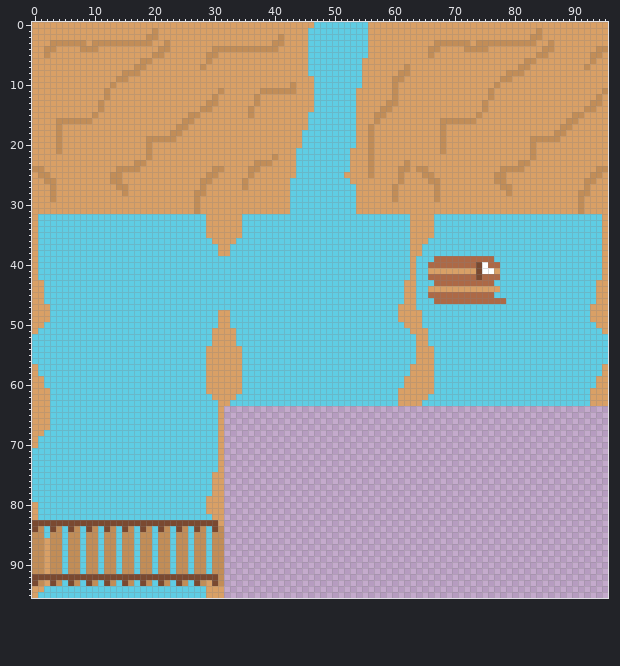
Sprite sheet -- osiris/spriteSheets/levelSheet/sandSheet.png. The picture above was drawn from the file before the commit.
The file is 96x96 pixels.
After:
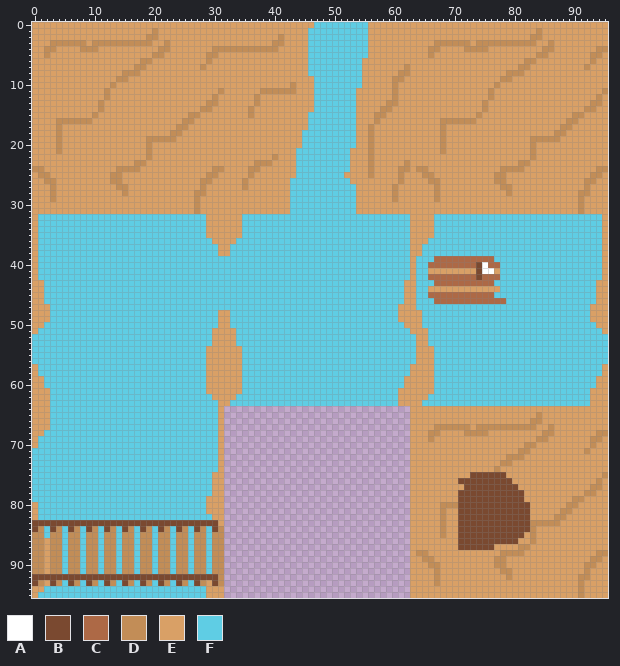
Palette (. is transparent): A #ffffff  B #7a4930  C #ad6946  D #c28d57  E #d9a066  F #5fcde4
Difference:
@@ x 61..95 @@
 63 EEEEFFFFFFFFFFFFFFFFFFFFFFFFFFFFEEE
-64 ...................................
-65 ...................................
-66 ...................................
-67 ...................................
-68 ...................................
-69 ...................................
-70 ...................................
-71 ...................................
-72 ...................................
-73 ...................................
-74 ...................................
-75 ...................................
-76 ...................................
-77 ...................................
-78 ...................................
-79 ...................................
-80 ...................................
-81 ...................................
-82 ...................................
-83 ...................................
-84 ...................................
-85 ...................................
-86 ...................................
-87 ...................................
-88 ...................................
-89 ...................................
-90 ...................................
-91 ...................................
-92 ...................................
-93 ...................................
-94 ...................................
-95 ...................................
+64 ..EEEEEEEEEEEEEEEEEEEEEEEEEEEEEEEEE
+65 ..EEEEEEEEEEEEEEEEEEEEEDEEEEEEEEEEE
+66 ..EEEEEEEEEEEEEEEEEEEEDDEEEEEEEEEEE
+67 ..EEEEDDDDDDEDDDDDDDDDDEEDEEEEEEEEE
+68 ..EEEDDEEEEDDDDEEEEEEEEEDDEEEEEEEDD
+69 ..EEEDEEEEEEEEEEEEEEEEEDDEEEEEEEDDE
+70 ..EEEEEEEEEEEEEEEEEEEDDEEEEEEEEEDEE
+71 ..EEEEEEEEEEEEEEEEEEDDEEEEEEEEEDEEE
+72 ..EEEEEEEEEEEEEEEEDDDEEEEEEEEEEEEEE
+73 ..EEEEEEEEEEEEEEEDDEEEEEEEEEEEEEEEE
+74 ..EEEEEEEEEEEEEEDEEEEEEEEEEEEEEEEEE
+75 ..EEEEEEEEEEBBBBBBEEEEEEEEEEEEEEEED
+76 ..EEEEEEEEBBBBBBBBBEEEEEEEEEEEEEEDE
+77 ..EEEEEEEEEBBBBBBBBBEEEEEEEEEEEEDDE
+78 ..EEEEEEEEBBBBBBBBBBBEEEEEEEEEEDDEE
+79 ..EEEEEEEEBBBBBBBBBBBEEEEEEEEDDEEEE
+80 ..EEEEEDDDBBBBBBBBBBBBEEEEEEDDEEEEE
+81 ..EEEEEDEEBBBBBBBBBBBBEEEEEDDEEEEEE
+82 ..EEEEEDEEBBBBBBBBBBBBEEEEDDEEEEEEE
+83 ..EEEEEDEEBBBBBBBBBBBBDDDDDEEEEEEEE
+84 ..EEEEEDEEBBBBBBBBBBBBDEEEEEEEEEEEE
+85 ..EEEEEDEEBBBBBBBBBBBEDEEEEEEEEEEEE
+86 ..EEEEEEEEBBBBBBBBBBEEDEEEEEEEEEEEE
+87 ..EEEEEEEEBBBBBBEEEEDDEEEEEEEEEEEEE
+88 ..EDDEEEEEEEEEEEEDDDDEEEEEEEEEEEEDD
+89 ..EEDDEEEEEEEEEEDDEEEEEEEEEEEEEEDDE
+90 ..EEEDDEEEEEEEEEDDEEEEEEEEEEEEEDDEE
+91 ..EEEEDEEEEEEEEEEDDEEEEEEEEEEEEDEEE
+92 ..EEEEDEEEEEEEEEEEDEEEEEEEEEEEDDEEE
+93 ..EEEEDEEEEEEEEEEEEEEEEEEEEEEEDEEEE
+94 ..EEEEEEEEEEEEEEEEEEEEEEEEEEEEDEEEE
+95 ..EEEEEEEEEEEEEEEEEEEEEEEEEEEEDEEEE
